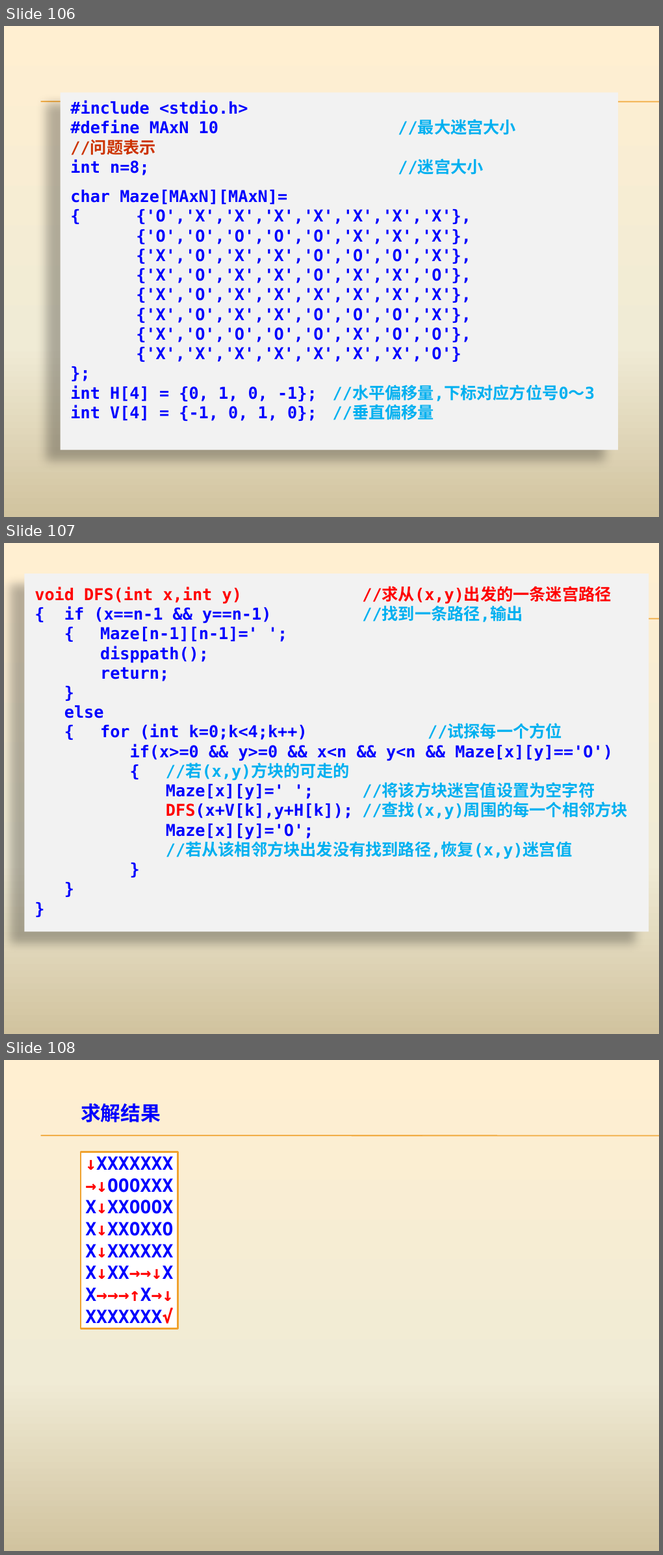
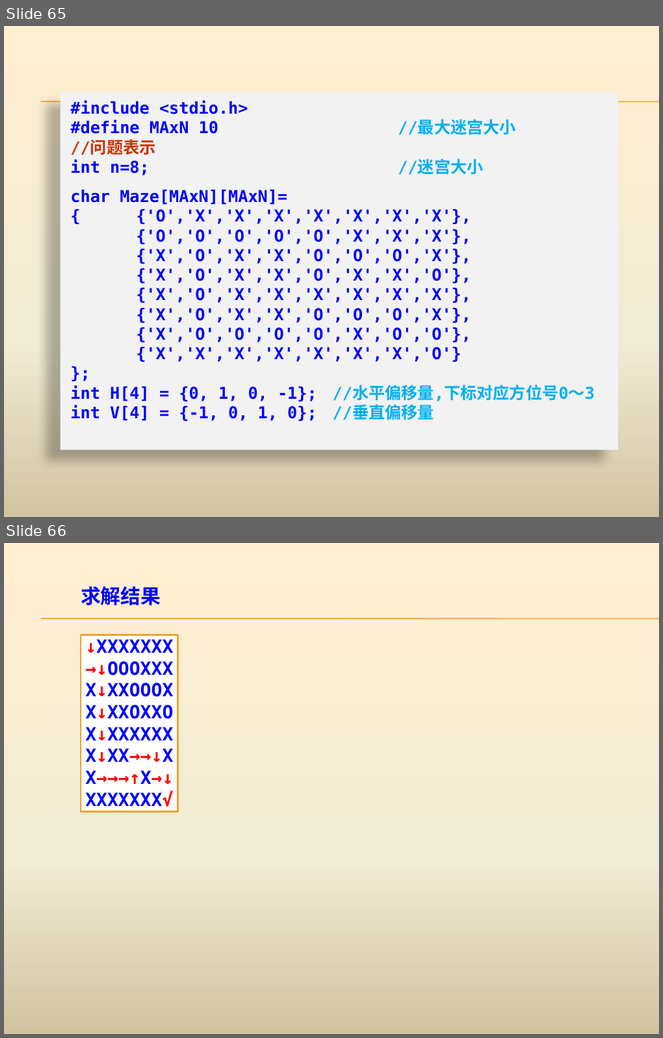
Before and after one commit to AllenW1116/Cpp-algorithm, a slide deck: 课程ppt/第4章 蛮力法.pptx. Shown one above the other, each under a label of ours: slides 106, 107 and 108 before the commit, slides 65 and 66 after it. The pictures are 663x1555 and 663x1038 pixels, drawn with LibreOffice and Linux fonts; fonts in the diff are those of the drawing. Boxes give left, top, right and bottom in pixels: in the first picture for what was removed or moved away, otherwise in the second. Text is boxed around its words. In the diff, an @@ line names an element or a change of style, - is before the commit and + after.

```diff
--- a/课程ppt/第4章 蛮力法.pptx
+++ b/课程ppt/第4章 蛮力法.pptx
@@ slide 107 removed at (4, 543, 659, 1034), background gradient #FFEFD1 to #F0EBD5 to #D1C39F; not listed: 2 template elements that a slide beside it also shows @@
@@ rectangle removed at (24, 574, 649, 932) @@
-void DFS(int x,int y) //求从(x,y)出发的一条迷宫路径
-{ if (x==n-1 && y==n-1) //找到一条路径,输出
-{ Maze[n-1][n-1]=' ';
-disppath();
-return;
-}
-else
-{ for (int k=0;k<4;k++) //试探每一个方位
-if(x>=0 && y>=0 && x<n && y<n && Maze[x][y]=='O')
-{ //若(x,y)方块的可走的
-Maze[x][y]=' '; //将该方块迷宫值设置为空字符
-DFS(x+V[k],y+H[k]); //查找(x,y)周围的每一个相邻方块
-Maze[x][y]='O';
-//若从该相邻方块出发没有找到路径,恢复(x,y)迷宫值
-}
-}
-}
@@ what was slide 106 is now slide 65 @@
@@ what was slide 108 is now slide 66 @@
```
Also in this commit, not shown: 1 slide changed, 43 other slides removed, 40 other files.
